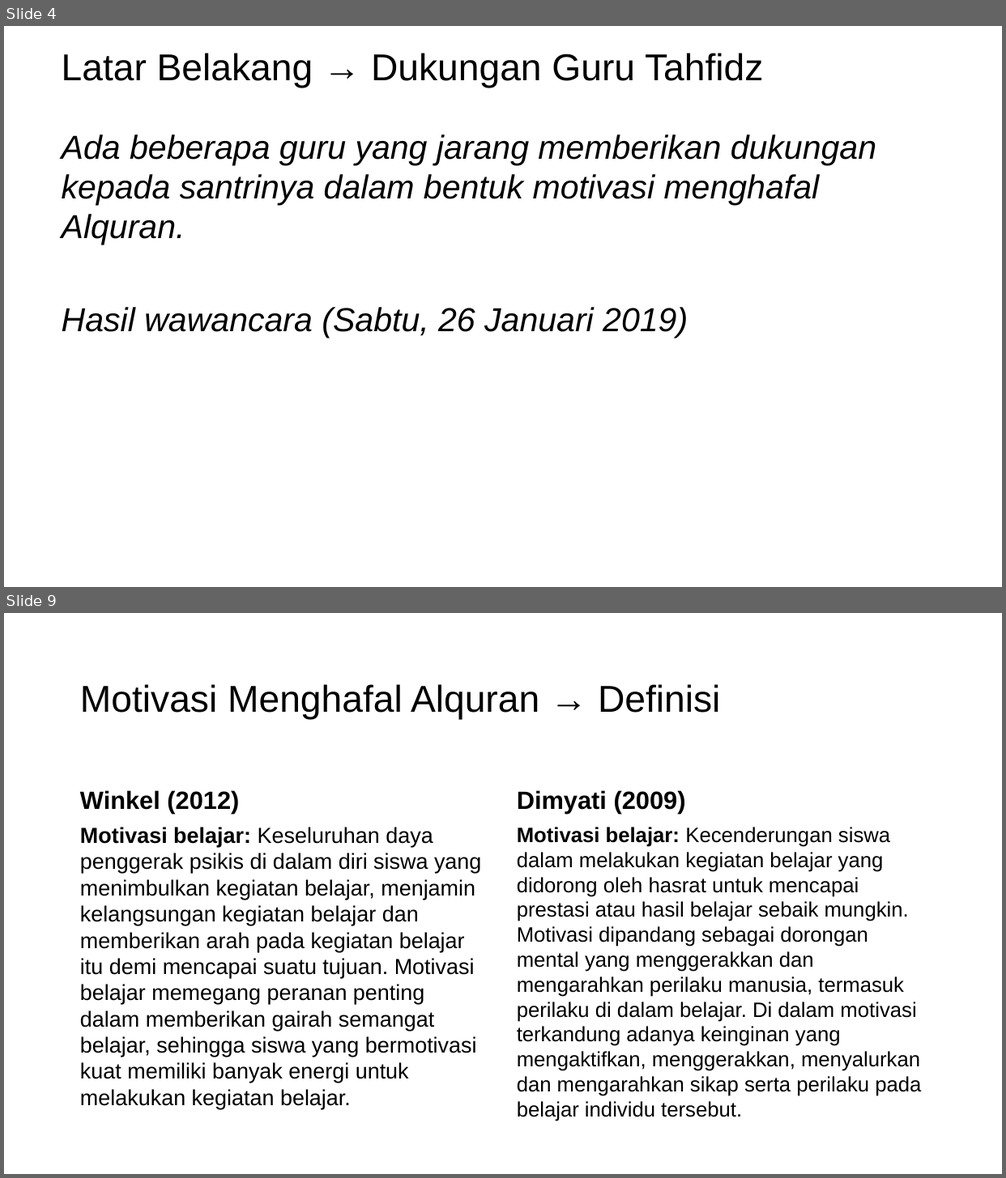
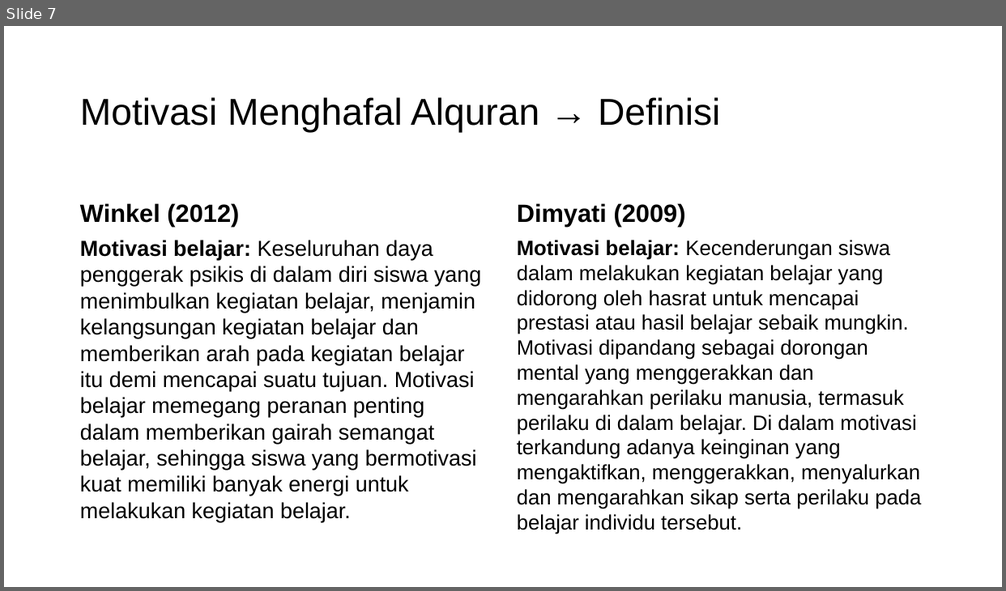
Before and after one commit to mzaini30/skripsi, a slide deck: seminar proposal.pptx. Shown one above the other, each under a label of ours: slides 4 and 9 before the commit, slide 7 after it; the slides between them are not shown. The pictures are 1006x1178 and 1006x591 pixels, drawn with LibreOffice and Linux fonts; fonts in the diff are those of the drawing; background and template pictures are left out. Boxes give left, top, right and bottom in pixels: in the first picture for what was removed or moved away, otherwise in the second. Text is boxed around its words. In the diff, an @@ line names an element or a change of style, - is before the commit and + after.

```diff
--- a/seminar proposal.pptx
+++ b/seminar proposal.pptx
@@ slide 4 removed at (x1=4, y1=26, x2=1002, y2=587), background picture (left out) @@
@@ title removed at (x1=62, y1=53, x2=763, y2=88) @@
-Latar Belakang → Dukungan Guru Tahfidz
@@ text removed at (x1=62, y1=135, x2=876, y2=339) @@
-Ada beberapa guru yang jarang memberikan dukungan kepada santrinya dalam bentuk motivasi menghafal Alquran.
-Hasil wawancara (Sabtu, 26 Januari 2019)
@@ what was slide 9 is now slide 7 @@
```
Also in this commit, not shown: 3 slides changed, 1 slide added, 2 other slides removed, 1 other file.
